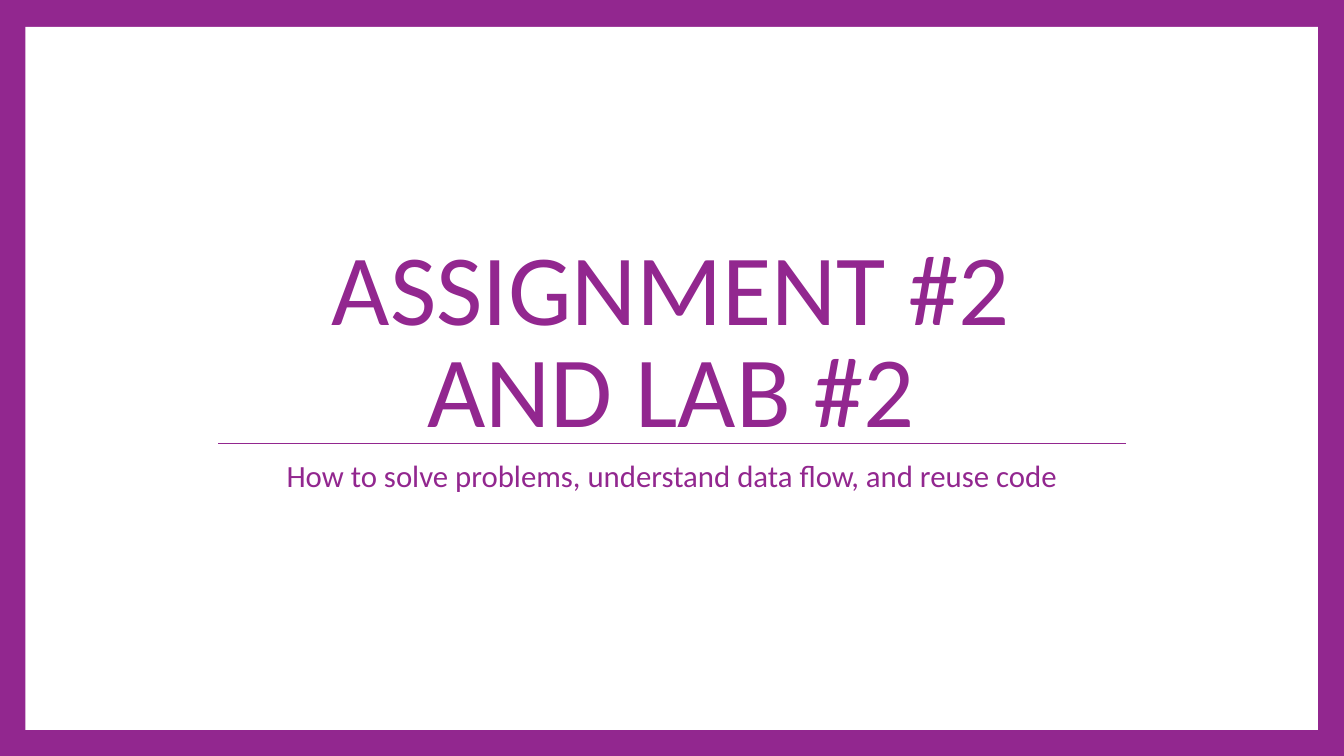
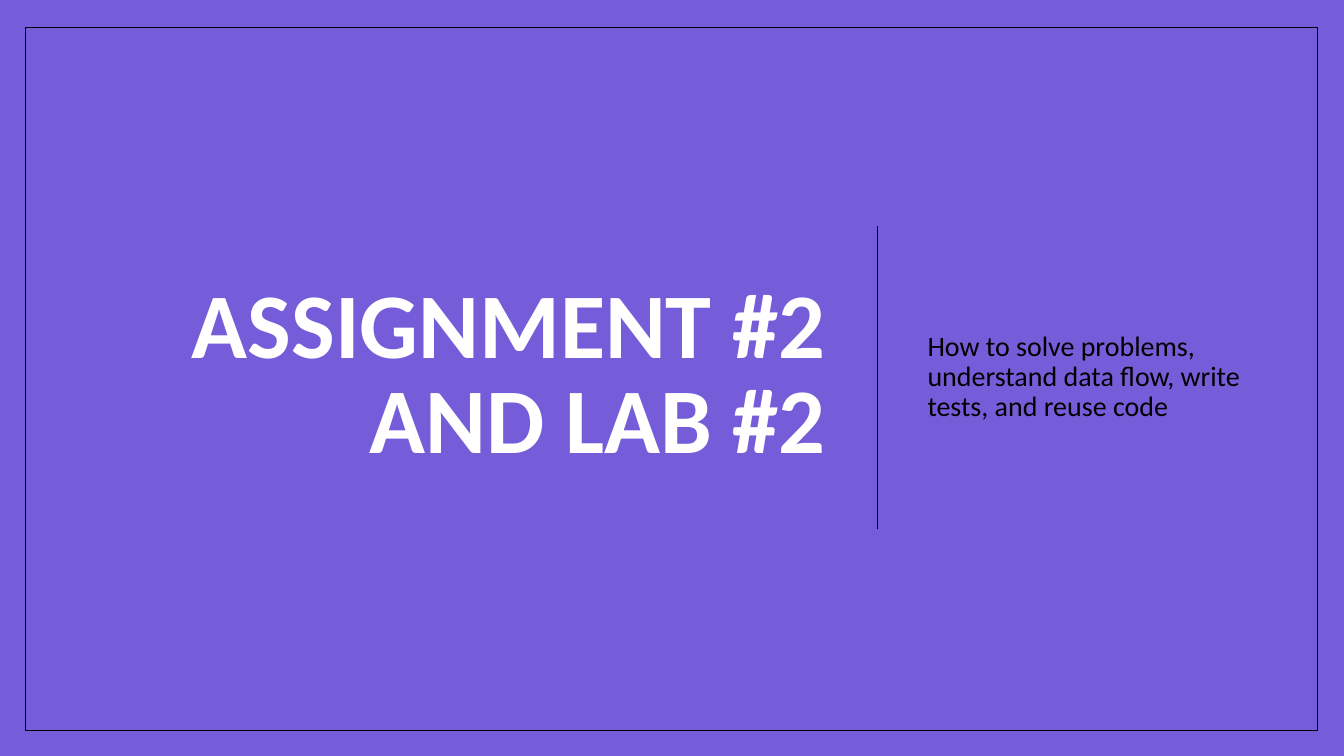
Before and after one commit to cdiggins/cs321, a slide deck: slide 1 of class-notes/cs321-winter-2023-lecture-7.pptx. Drawn at 1344x756 pixels with LibreOffice and Linux fonts; fonts in the diff are those of the drawing. Boxes give left, top, right and bottom in pixels: in the first picture for what was removed or moved away, otherwise in the second. Text is boxed around its words. In the diff, an @@ line names an element or a change of style, - is before the commit and + after.

```diff
--- a/class-notes/cs321-winter-2023-lecture-7.pptx
+++ b/class-notes/cs321-winter-2023-lecture-7.pptx
@@ rectangle added at [0, 0, 1344, 756], fill #755DD9 @@
@@ rectangle removed at [26, 27, 1318, 730] @@
@@ rectangle added at [26, 28, 1318, 730], outline #000000 1 pt @@
@@ title "ASSIGNMENT #2 AND LAB #2": place and size @@
-title "ASSIGNMENT #2 AND LAB #2" at [332, 257, 1010, 444]
+title "ASSIGNMENT #2 AND LAB #2" at [192, 295, 826, 453]
@@ title "ASSIGNMENT #2 AND LAB #2" at [192, 295, 826, 453]: size 108 to 99 pt, text colour #92278F to #FFFFFF, bold on; alignment centre to right; vertical alignment bottom to middle @@
@@ text "How to solve problems, understand ..." at [928, 336, 1240, 420]: vertical alignment top to middle @@
@@ line added from (878, 529) to (878, 226), #000000 1 pt @@
@@ text at [928, 336, 1240, 420]: text changed; size 33 to 30 pt; text colour #92278F to #000000 @@
-How to solve problems, understand data flow, and reuse code
+How to solve problems, understand data flow, write tests, and reuse code
@@ line removed from (218, 444) to (1126, 444) @@
```
Also in this commit, not shown: 20 other slides changed, 3 slides added, 6 slides removed, 1 other file.
